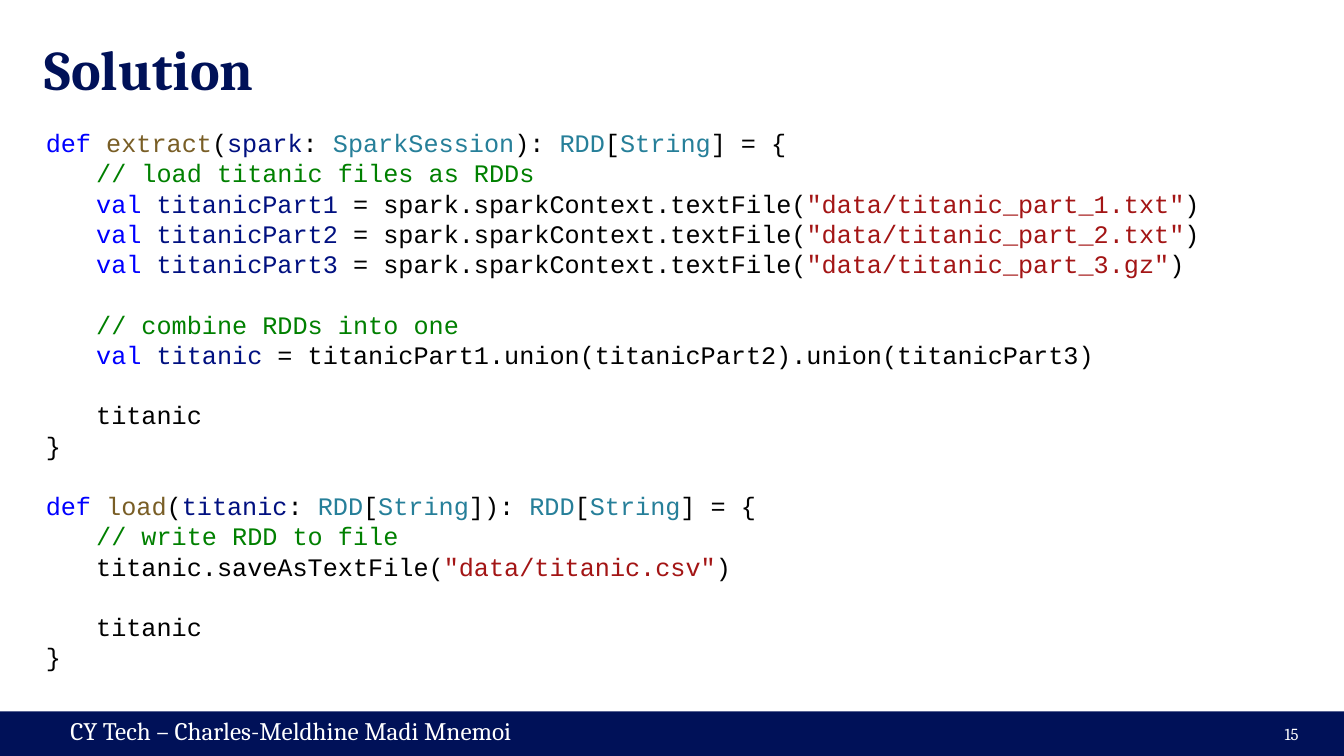
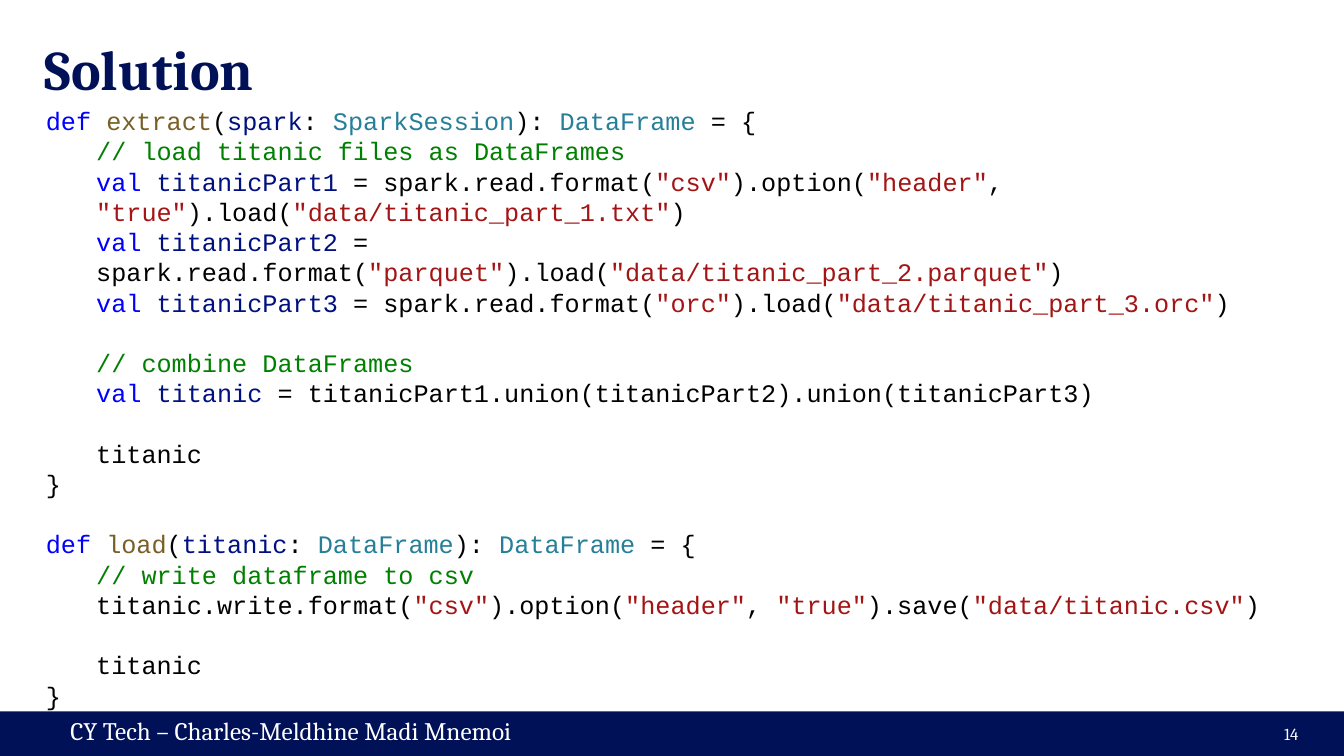
Before and after one commit to cmnemoi/cytech_sparks, a slide deck: slide 14 of presentation.pptx (slide 15 before the commit). Drawn at 1344x756 pixels with LibreOffice and Linux fonts; fonts in the diff are those of the drawing. Boxes give left, top, right and bottom in pixels: in the first picture for what was removed or moved away, otherwise in the second. Text is boxed around its words. In the diff, an @@ line names an element or a change of style, - is before the commit and + after.

Commit message:
Update presentation

```diff
--- a/presentation.pptx
+++ b/presentation.pptx
@@ text "def extract(spark: SparkSession): DataFrame = ...": place and size @@
-text "def extract(spark: SparkSession): DataFrame = ..." at <box>46,134,1199,637</box>
+text "def extract(spark: SparkSession): DataFrame = ..." at <box>46,112,1260,675</box>
@@ text at <box>46,112,1229,373</box>: text changed; text colour #000000 to #A31515 @@
-def extract(spark: SparkSession): RDD[String] = {
-  // load titanic files as RDDs
-  val titanicPart1 = spark.sparkContext.textFile("data/titanic_part_1.txt")
-  val titanicPart2 = spark.sparkContext.textFile("data/titanic_part_2.txt")
-  val titanicPart3 = spark.sparkContext.textFile("data/titanic_part_3.gz")
-  // combine RDDs into one
+def extract(spark: SparkSession): DataFrame = {
+  // load titanic files as DataFrames
+  val titanicPart1 = spark.read.format("csv").option("header", "true").load("data/titanic_part_1.txt")
+  val titanicPart2 = spark.read.format("parquet").load("data/titanic_part_2.parquet")
+  val titanicPart3 = spark.read.format("orc").load("data/titanic_part_3.orc")
+  // combine DataFrames
@@ text at <box>46,535,1260,620</box>: text changed @@
-def load(titanic: RDD[String]): RDD[String] = {
-  // write RDD to file
-  titanic.saveAsTextFile("data/titanic.csv")
+def load(titanic: DataFrame): DataFrame = {
+  // write dataframe to csv
+  titanic.write.format("csv").option("header", "true").save("data/titanic.csv")
@@ page number at <box>1284,728,1298,740</box>: text changed @@
-15
+14
```
Also in this commit, not shown: 5 other slides changed, 1 slide removed.
